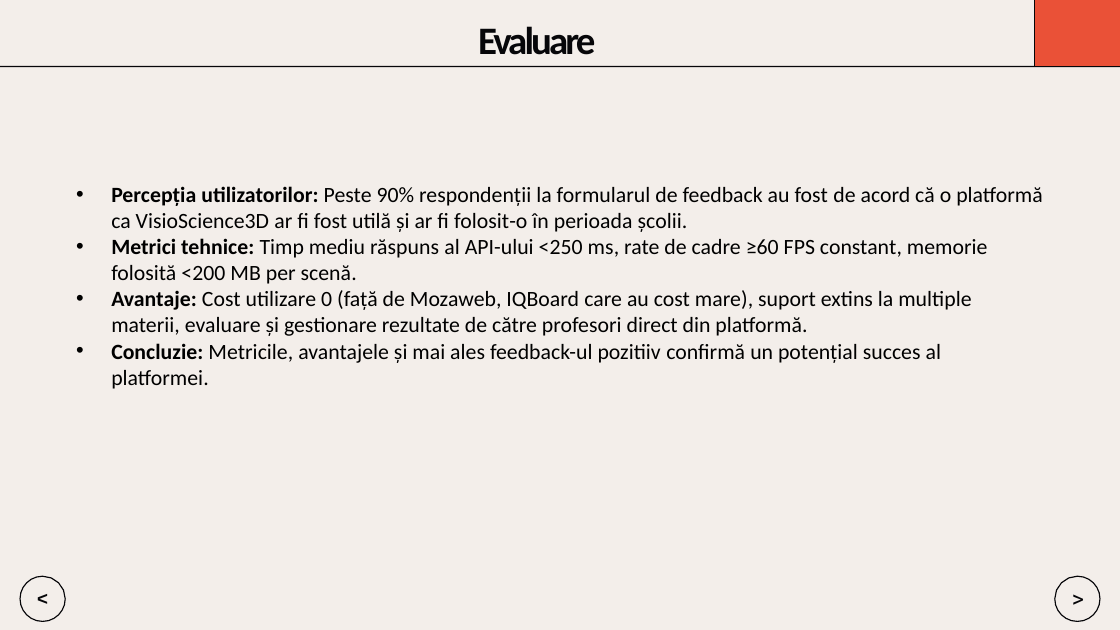
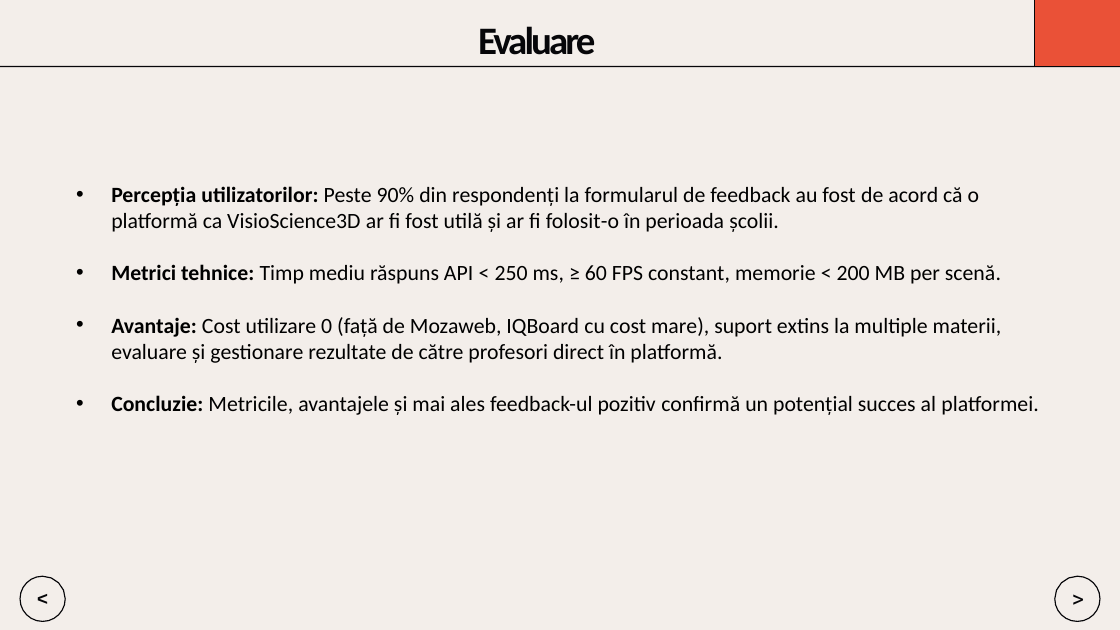
Before and after one commit to Dragomir1401/VisioScience-3D, a slide deck: slide 14 of Roadmap/scss/Prezentare_Final_Dragomir_Andrei.pptx. Drawn at 1120x630 pixels with LibreOffice and Linux fonts; fonts in the diff are those of the drawing. Boxes give left, top, right and bottom in pixels: in the first picture for what was removed or moved away, otherwise in the second. Text is boxed around its words. In the diff, an @@ line names an element or a change of style, - is before the commit and + after.

Commit message:
ppt v2

```diff
--- a/Roadmap/scss/Prezentare_Final_Dragomir_Andrei.pptx
+++ b/Roadmap/scss/Prezentare_Final_Dragomir_Andrei.pptx
@@ text at (x1=111, y1=186, x2=1039, y2=415): text changed @@
-• Percepția utilizatorilor: Peste 90% respondenții la formularul de feedback au fost de acord că o platformă ca VisioScience3D ar fi fost utilă și ar fi folosit-o în perioada școlii.
-• Metrici tehnice: Timp mediu răspuns al API-ului <250 ms, rate de cadre ≥60 FPS constant, memorie folosită <200 MB per scenă.
-• Avantaje: Cost utilizare 0 (față de Mozaweb, IQBoard care au cost mare), suport extins la multiple materii, evaluare și gestionare rezultate de către profesori direct din platformă.
-• Concluzie: Metricile, avantajele și mai ales feedback-ul pozitiiv confirmă un potențial succes al platformei.
+• Percepția utilizatorilor: Peste 90% din respondenți la formularul de feedback au fost de acord că o platformă ca VisioScience3D ar fi fost utilă și ar fi folosit-o în perioada școlii.
+• Metrici tehnice: Timp mediu răspuns API < 250 ms, ≥ 60 FPS constant, memorie < 200 MB per scenă.
+• Avantaje: Cost utilizare 0 (față de Mozaweb, IQBoard cu cost mare), suport extins la multiple materii, evaluare și gestionare rezultate de către profesori direct în platformă.
+• Concluzie: Metricile, avantajele și mai ales feedback-ul pozitiv confirmă un potențial succes al platformei.
```
Also in this commit, not shown: 6 other slides changed.
